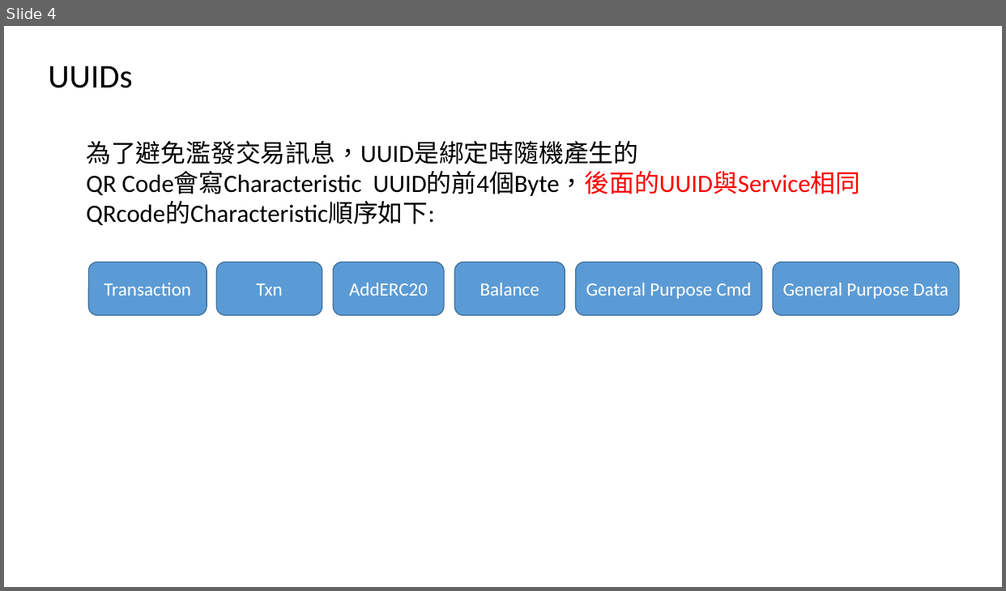
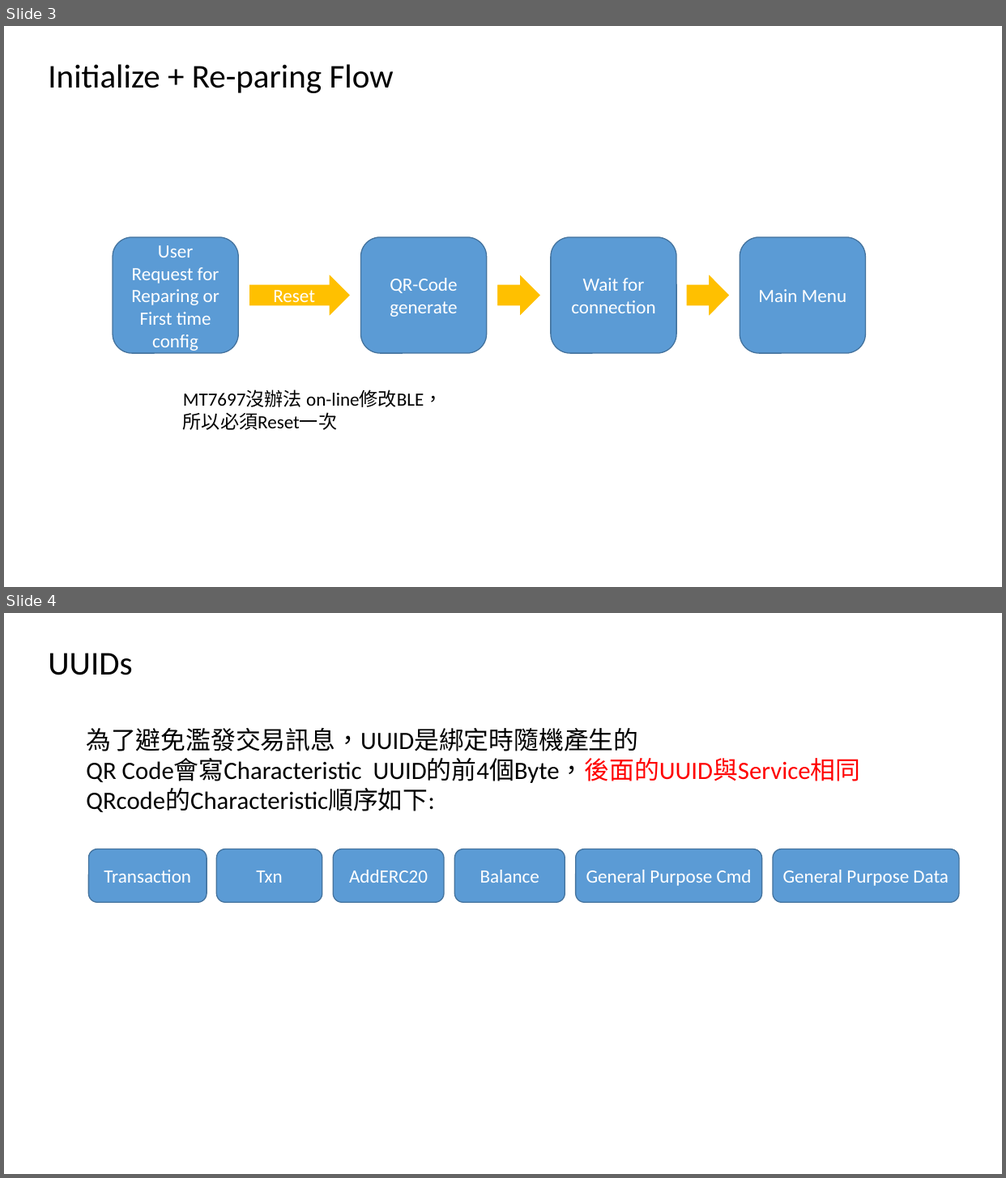
Before and after one commit to will127534/HITCON-Badge-2018, a slide deck: Software/Hitcon Badge BLE explain V1_1.pptx. Shown one above the other, each under a label of ours: slide 4 before the commit, slides 3 and 4 after it. The pictures are 1006x591 and 1006x1178 pixels, drawn with LibreOffice and Linux fonts; fonts in the diff are those of the drawing. Boxes give left, top, right and bottom in pixels: in the first picture for what was removed or moved away, otherwise in the second. Text is boxed around its words. In the diff, an @@ line names an element or a change of style, - is before the commit and + after.

Commit message:
adding Upload tools and update main program and BLE with bin file

```diff
--- a/Software/Hitcon Badge BLE explain V1_1.pptx
+++ b/Software/Hitcon Badge BLE explain V1_1.pptx
@@ slide 3 added at (x1=4, y1=26, x2=1002, y2=587), background #FFFFFF @@
@@ text added at (x1=48, y1=64, x2=394, y2=93), 32 pt, text #000000 @@
+Initialize + Re-paring Flow
@@ rounded rectangle added at (x1=113, y1=237, x2=238, y2=353), fill #5B9BD5, outline #43739E 1 pt, 18 pt, text #FFFFFF @@
+User Request for Reparing or
+First time config
@@ rounded rectangle added at (x1=361, y1=237, x2=487, y2=353), fill #5B9BD5, outline #43739E 1 pt, 18 pt, text #FFFFFF @@
+QR-Code
+generate
@@ rounded rectangle added at (x1=551, y1=237, x2=676, y2=353), fill #5B9BD5, outline #43739E 1 pt, 18 pt, text #FFFFFF @@
+Wait for connection
@@ rounded rectangle added at (x1=740, y1=237, x2=866, y2=353), fill #5B9BD5, outline #43739E 1 pt, 18 pt, text #FFFFFF @@
+Main Menu
@@ right arrow added at (x1=249, y1=273, x2=351, y2=318), fill #FFC000, outline #FFFFFF 1.5 pt, 18 pt, text #FFFFFF @@
+Reset
@@ right arrow added at (x1=496, y1=273, x2=542, y2=318), fill #FFC000, outline #FFFFFF 1.5 pt @@
@@ right arrow added at (x1=686, y1=273, x2=731, y2=318), fill #FFC000, outline #FFFFFF 1.5 pt @@
@@ text added at (x1=183, y1=390, x2=442, y2=430), 18 pt, text #000000 @@
+MT7697沒辦法 on-line修改BLE，
+所以必須Reset一次
```
Also in this commit, not shown: 5 slides changed, 1 slide removed, 9 other files.
